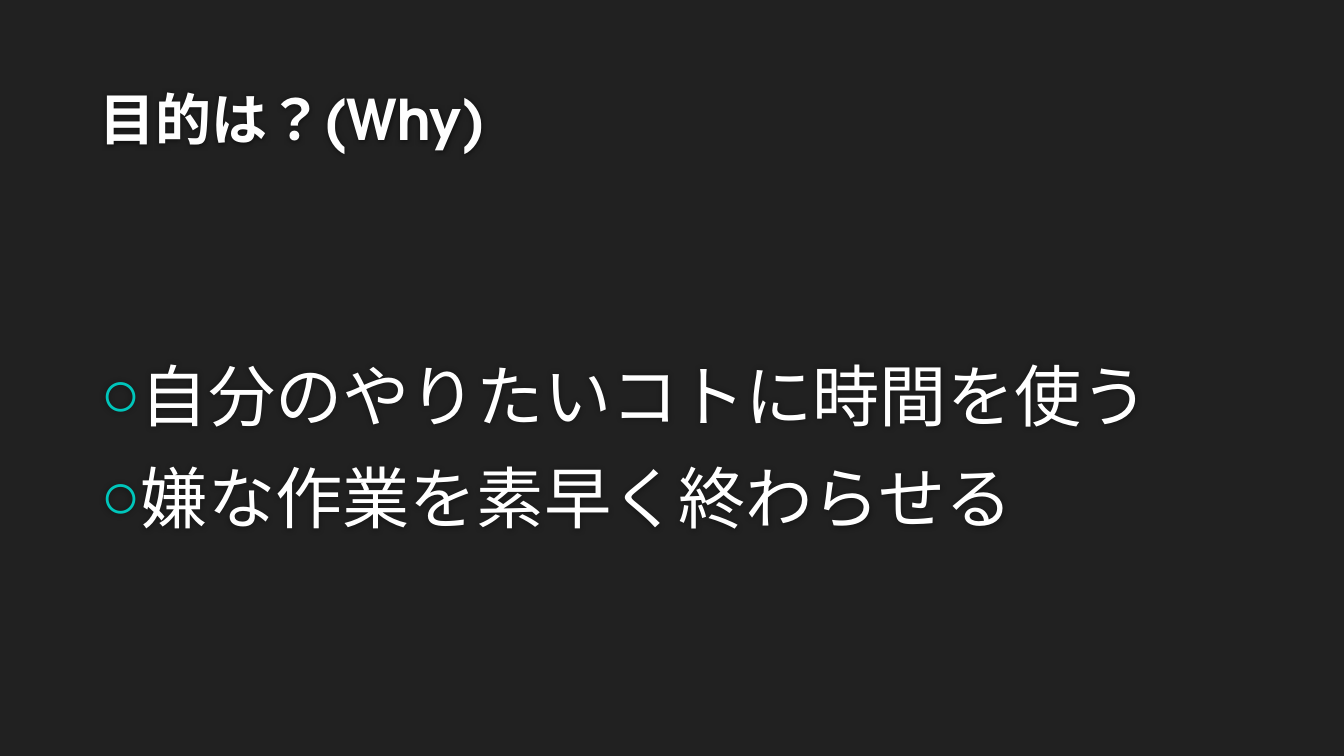
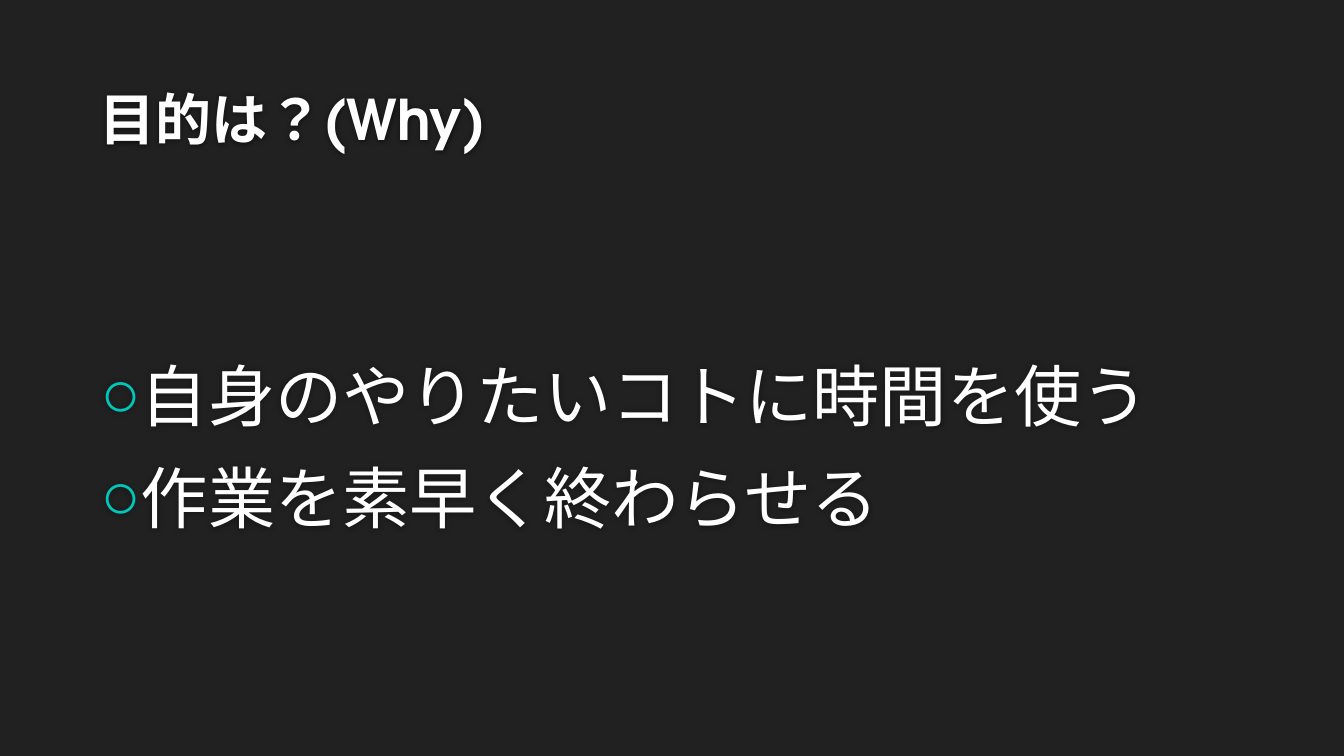
Before and after one commit to SeiyaW/typing, a slide deck: slide 2 of ことわざタイピング.pptx. Drawn at 1344x756 pixels with LibreOffice and Linux fonts; fonts in the diff are those of the drawing; background and template pictures are left out. Boxes give left, top, right and bottom in pixels: in the first picture for what was removed or moved away, otherwise in the second. Text is boxed around its words. In the diff, an @@ line names an element or a change of style, - is before the commit and + after.

```diff
--- a/ことわざタイピング.pptx
+++ b/ことわざタイピング.pptx
@@ text at [141, 364, 1149, 529]: text changed @@
-○ 自分のやりたいコトに時間を使う
-○ 嫌な作業を素早く終わらせる
+○ 自身のやりたいコトに時間を使う
+○ 作業を素早く終わらせる
```
Also in this commit, not shown: 3 other slides changed, 1 slide added, 1 other file.
